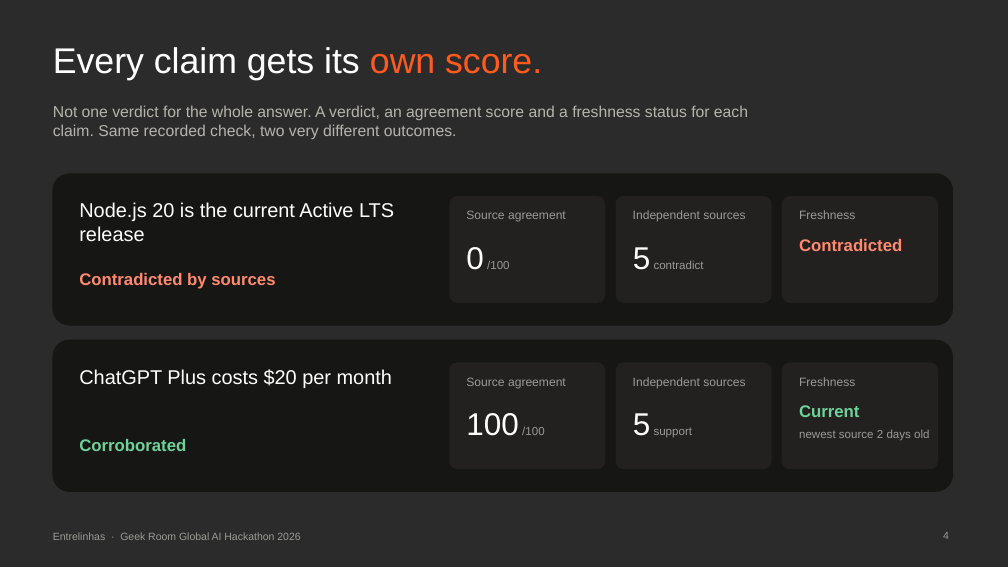
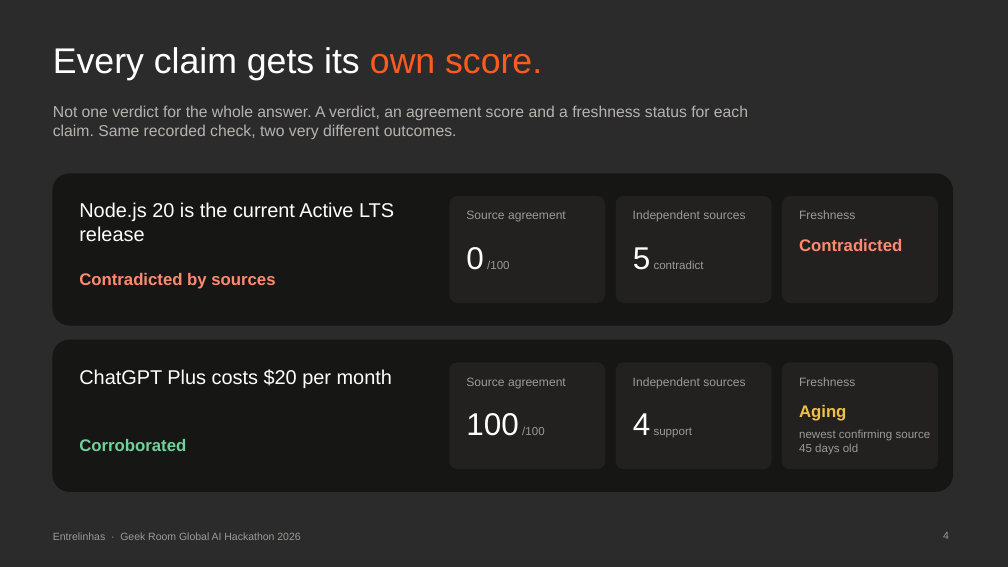
Before and after one commit to contatoalicecandido-lab/entrelinhas, a slide deck: slide 4 of submission/Entrelinhas_Pitch_Deck.pptx. Drawn at 1008x567 pixels with LibreOffice and Linux fonts; fonts in the diff are those of the drawing; background and template pictures are left out; a plain dark background stands for a picture behind light text. Boxes give left, top, right and bottom in pixels: in the first picture for what was removed or moved away, otherwise in the second. Text is boxed around its words. In the diff, an @@ line names an element or a change of style, - is before the commit and + after.

```diff
--- a/submission/Entrelinhas_Pitch_Deck.pptx
+++ b/submission/Entrelinhas_Pitch_Deck.pptx
@@ text at (x1=633, y1=413, x2=693, y2=437): text changed @@
-5 support
+4 support
@@ text at (x1=799, y1=405, x2=846, y2=421): text changed; text colour #6FD29A to #F0C048 @@
-Current
+Aging
@@ text at (x1=799, y1=430, x2=931, y2=454): text changed @@
-newest source 2 days old
+newest confirming source 45 days old
```
Also in this commit, not shown: 3 other slides changed, 32 other files.
